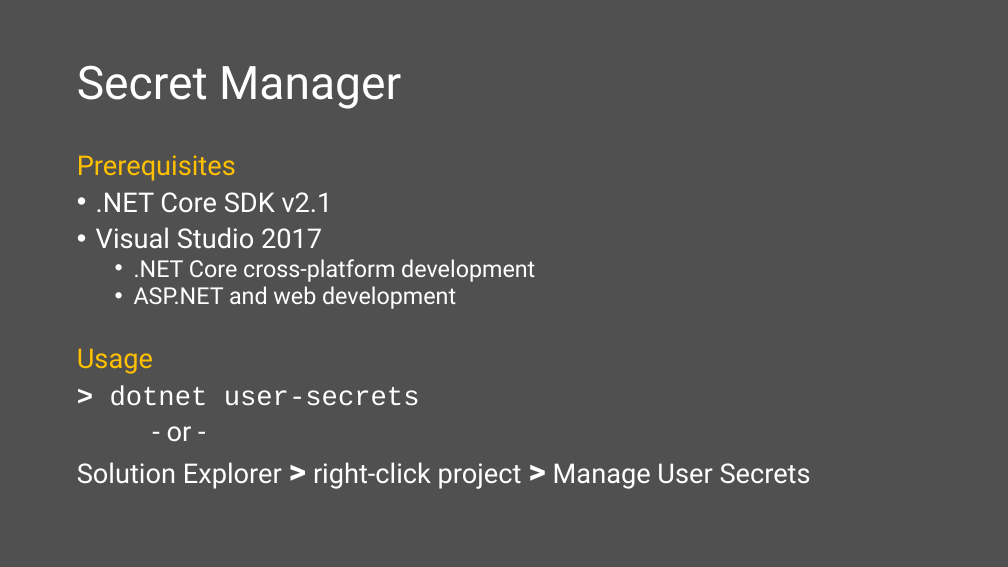
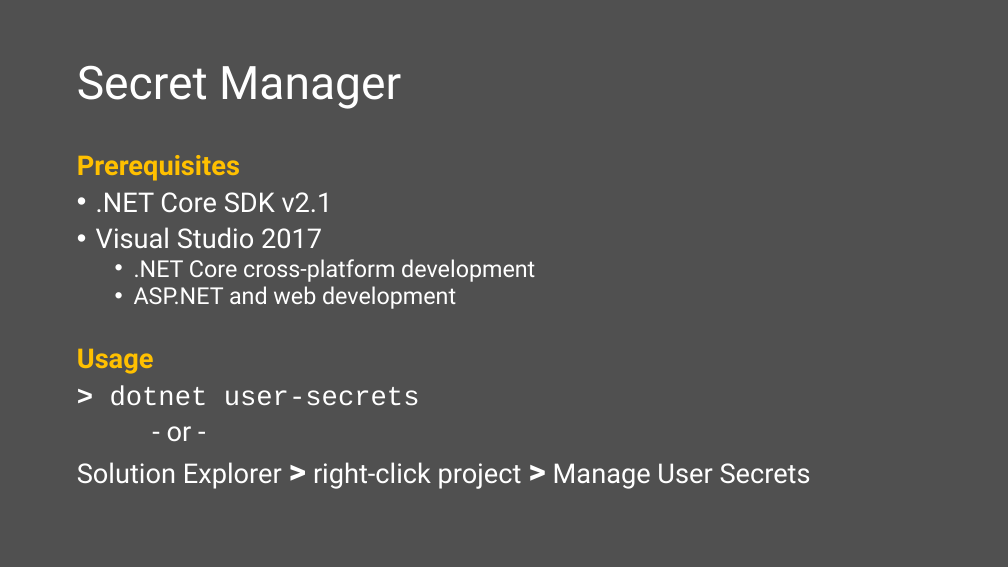
Before and after one commit to scottaddie/slide-decks, a slide deck: slide 7 of Protecting App Secrets.pptx. Drawn at 1008x567 pixels with LibreOffice and Linux fonts; fonts in the diff are those of the drawing. Boxes give left, top, right and bottom in pixels: in the first picture for what was removed or moved away, otherwise in the second. Text is boxed around its words. In the diff, an @@ line names an element or a change of style, - is before the commit and + after.

```diff
--- a/Protecting App Secrets.pptx
+++ b/Protecting App Secrets.pptx
@@ text at <box>77,155,240,374</box>: bold on in "Prerequisites", "Usage" @@
```
Also in this commit, not shown: 3 other slides changed, 3 slides added.
